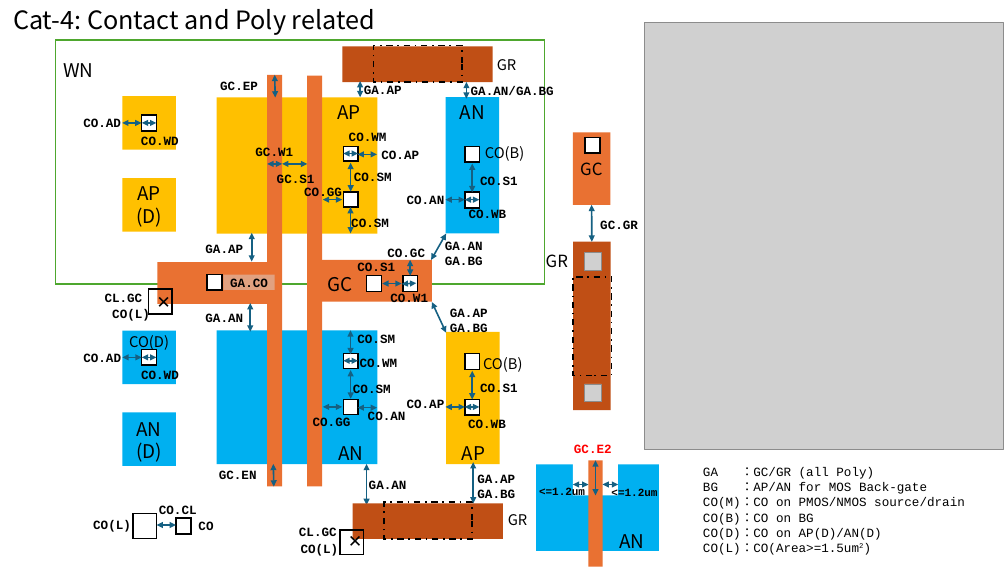
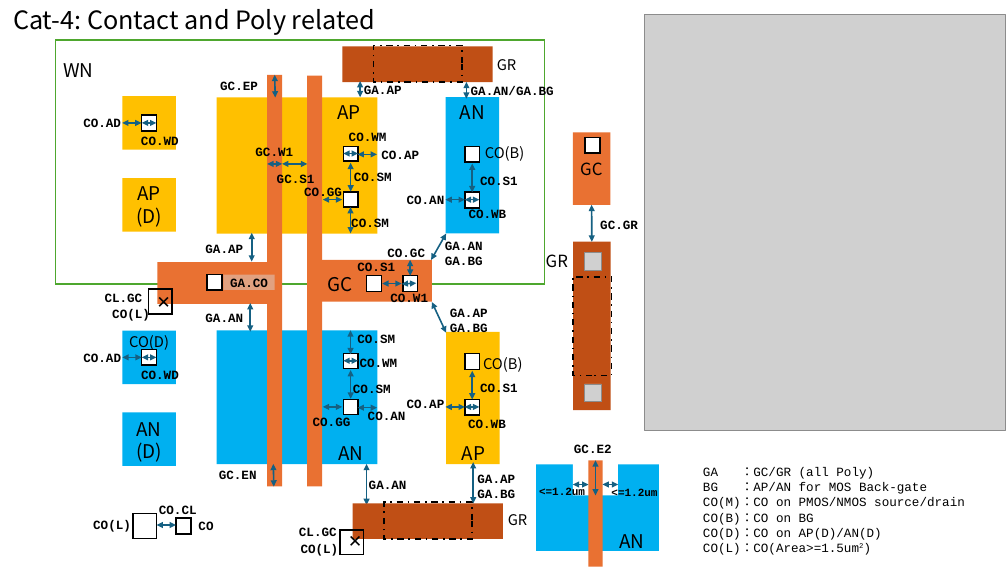
Before and after one commit to OpenSUSI/TR-1um, a slide deck: slide 6 of Document/TR-1um_DRC_summary.pptx. Drawn at 1008x567 pixels with LibreOffice and Linux fonts; fonts in the diff are those of the drawing; grey boxes stand for pictures; background and template pictures are left out. Boxes give left, top, right and bottom in pixels: in the first picture for what was removed or moved away, otherwise in the second. Text is boxed around its words. In the diff, an @@ line names an element or a change of style, - is before the commit and + after.

```diff
--- a/Document/TR-1um_DRC_summary.pptx
+++ b/Document/TR-1um_DRC_summary.pptx
@@ picture: place and size @@
-picture at bbox=[644, 23, 1003, 450]
+picture at bbox=[645, 15, 1006, 430]
@@ text "GC.E2" at bbox=[574, 444, 612, 453]: text colour #FF0000 to #000000 @@
```
Also in this commit, not shown: 5 other slides changed, 9 slides added, 1 other file.
